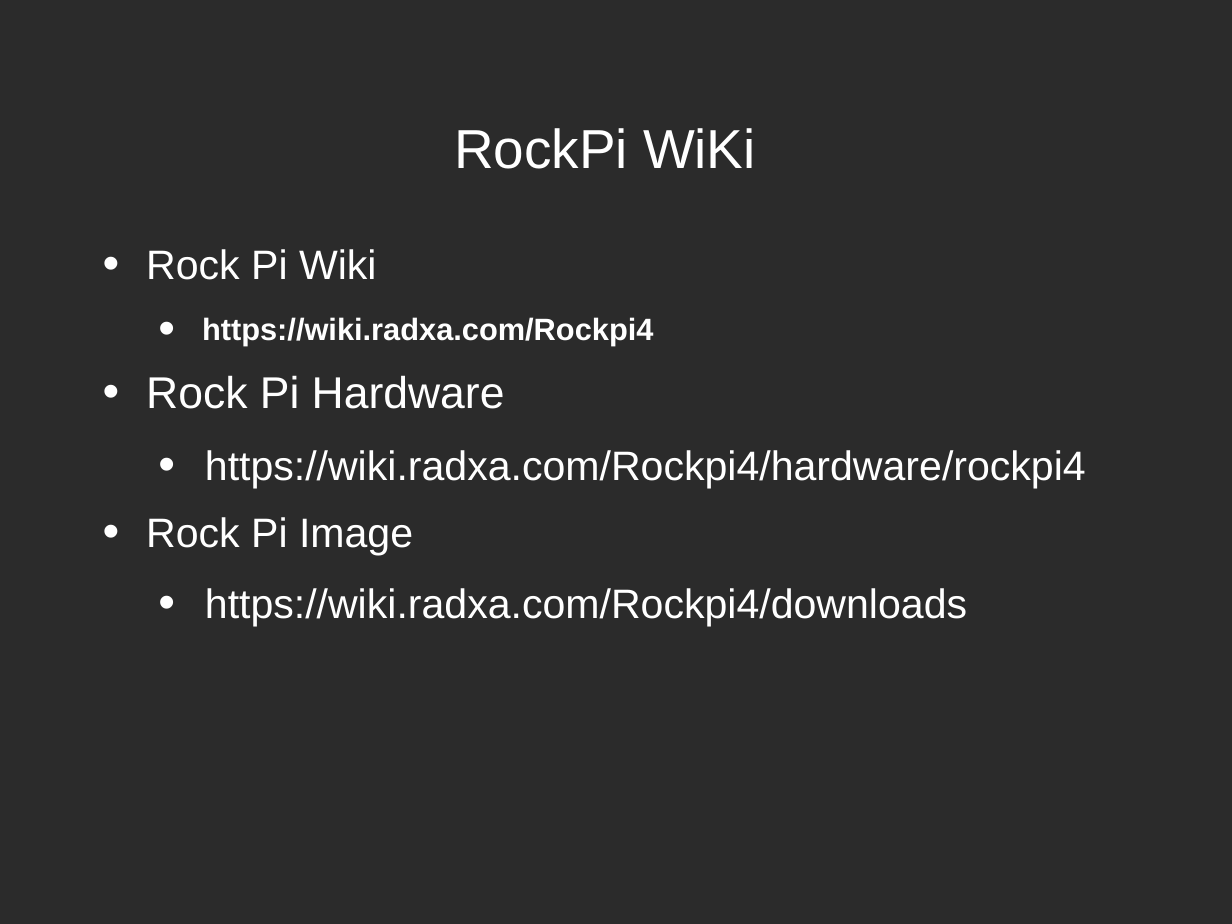
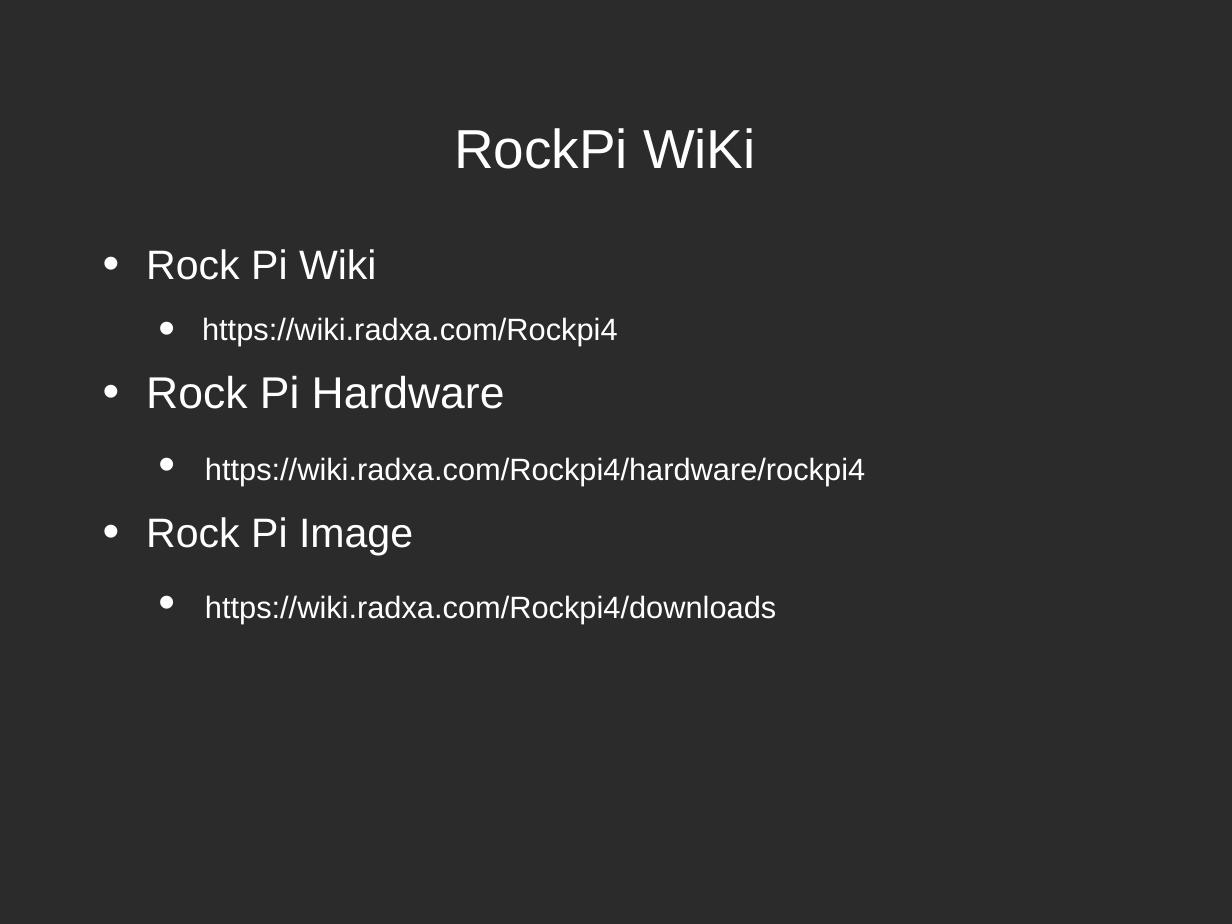
Before and after one commit to xlloss/embedded_linux_cadtc, a slide deck: slide 2 of linux_driver/present/1-concept/1-2_Rockpi.odp. Drawn at 1232x924 pixels with LibreOffice and Linux fonts; fonts in the diff are those of the drawing; background and template pictures are left out; a plain dark background stands for a picture behind light text. Boxes give left, top, right and bottom in pixels: in the first picture for what was removed or moved away, otherwise in the second. Text is boxed around its words. In the diff, an @@ line names an element or a change of style, - is before the commit and + after.

```diff
--- a/linux_driver/present/1-concept/1-2_Rockpi.odp
+++ b/linux_driver/present/1-concept/1-2_Rockpi.odp
@@ text at box(202, 317, 865, 624): bold off in "https://wiki.radxa.com/Rockpi4"; size 24 to 18 pt in "https://wiki.radxa.com/Rockpi4/hardware/rockpi4", "https://wiki.radxa.com/Rockpi4/downloads" @@
```
Also in this commit, not shown: 5 other slides changed, 5 other files.
